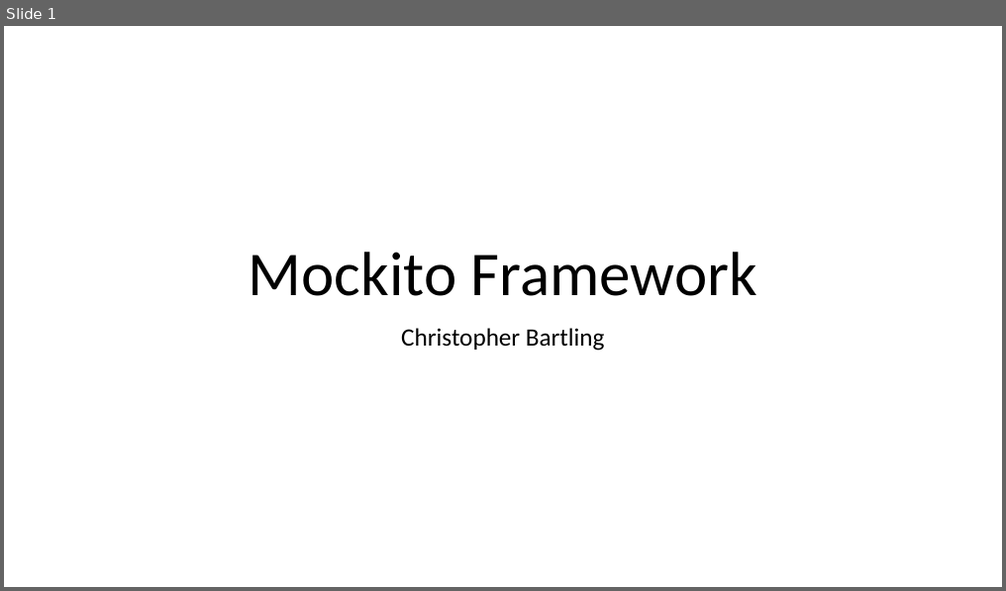
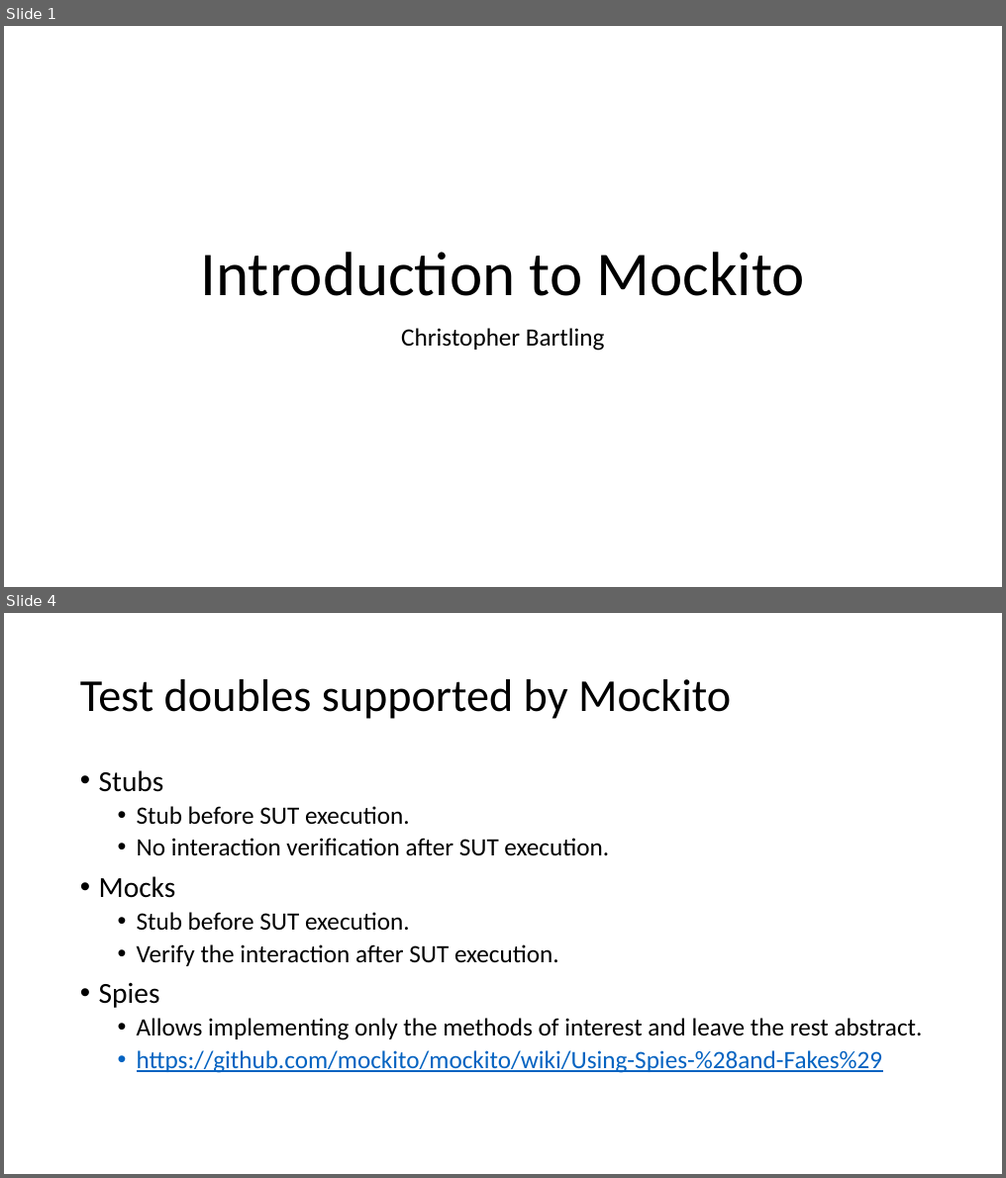
Before and after one commit to cebartling/test-driven, a slide deck: presentations/Introduction to Mockito.pptx. Shown one above the other, each under a label of ours: slide 1 before the commit, slides 1 and 4 after it; the slides between them are not shown. The pictures are 1006x591 and 1006x1178 pixels, drawn with LibreOffice and Linux fonts; fonts in the diff are those of the drawing. Boxes give left, top, right and bottom in pixels: in the first picture for what was removed or moved away, otherwise in the second. Text is boxed around its words. In the diff, an @@ line names an element or a change of style, - is before the commit and + after.

Commit message:
Introduction to Mockito presentation updates

```diff
--- a/presentations/Introduction to Mockito.pptx
+++ b/presentations/Introduction to Mockito.pptx
@@ slide 4 added at (4,613,1002,1174), background #FFFFFF @@
@@ title added at (80,679,731,719), 44 pt, text #000000 @@
+Test doubles supported by Mockito
@@ text added at (99,770,923,1073), 24 pt, text #000000 @@
+• Stubs
+  • Stub before SUT execution.
+  • No interaction verification after SUT execution.
+• Mocks
+  • Stub before SUT execution.
+  • Verify the interaction after SUT execution.
+• Spies
+  • Allows implementing only the methods of interest and leave the rest abstract.
+  • https://github.com/mockito/mockito/wiki/Using-Spies-%28and-Fakes%29
@@ slide 1 changed as well @@
@@ title at (201,252,804,296): text changed @@
-Mockito Framework
+Introduction to Mockito
```
Also in this commit, not shown: 2 other slides added, 2 slides removed.
